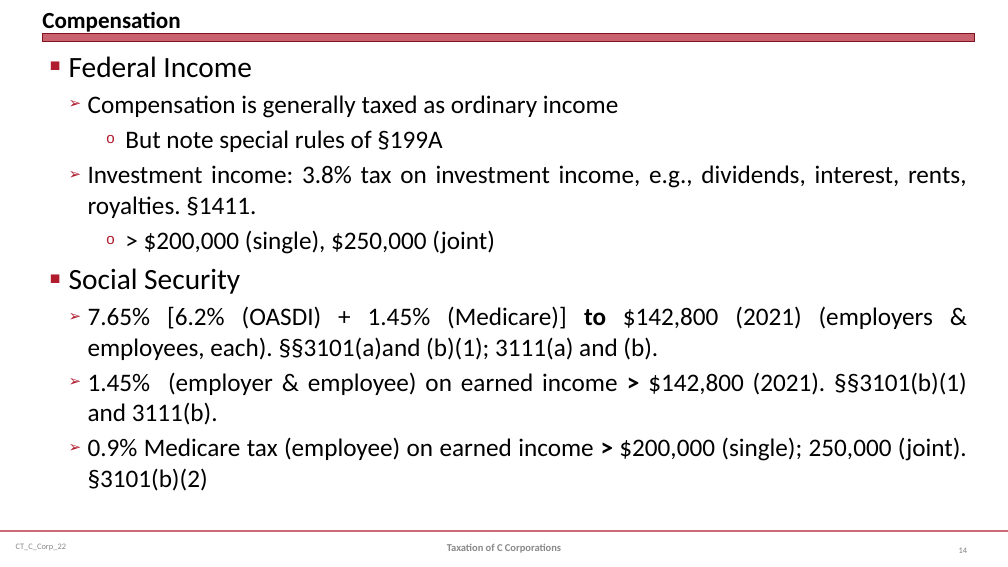
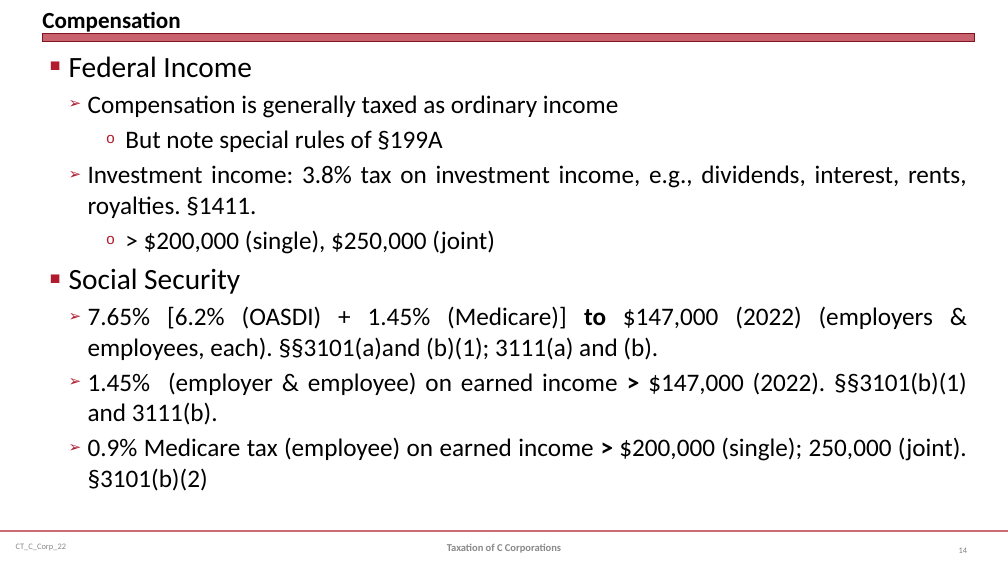
Before and after one commit to jmc877/Corporate-Tax, a slide deck: slide 14 of slides/CT_C_Corp_22.pptx. Drawn at 1008x567 pixels with LibreOffice and Linux fonts; fonts in the diff are those of the drawing. Boxes give left, top, right and bottom in pixels: in the first picture for what was removed or moved away, otherwise in the second. Text is boxed around its words. In the diff, an @@ line names an element or a change of style, - is before the commit and + after.

```diff
--- a/slides/CT_C_Corp_22.pptx
+++ b/slides/CT_C_Corp_22.pptx
@@ text at (88,306,967,425): text changed @@
-  ➢ 7.65% [6.2% (OASDI) + 1.45% (Medicare)] to $142,800 (2021) (employers & employees, each). §§3101(a)and (b)(1); 3111(a) and (b).
-  ➢ 1.45% (employer & employee) on earned income > $142,800 (2021). §§3101(b)(1) and 3111(b).
+  ➢ 7.65% [6.2% (OASDI) + 1.45% (Medicare)] to $147,000 (2022) (employers & employees, each). §§3101(a)and (b)(1); 3111(a) and (b).
+  ➢ 1.45% (employer & employee) on earned income > $147,000 (2022). §§3101(b)(1) and 3111(b).
```
Also in this commit, not shown: 6 other slides changed, 5 other files.
